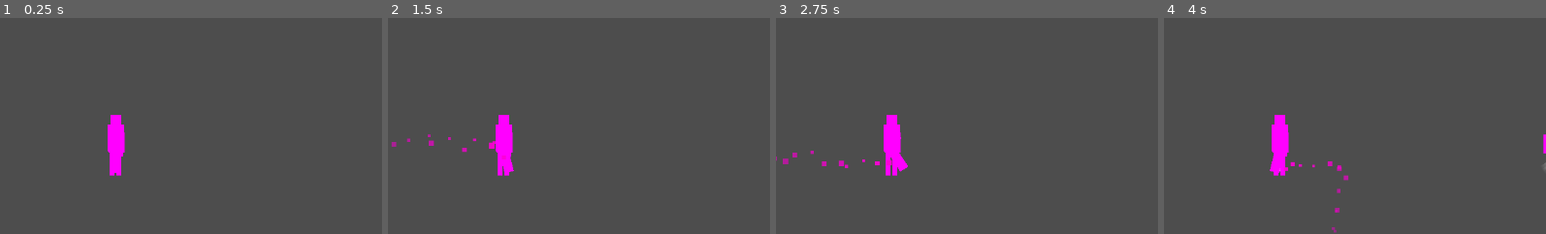
Above: before the commit, frames 1-4 (left to right).
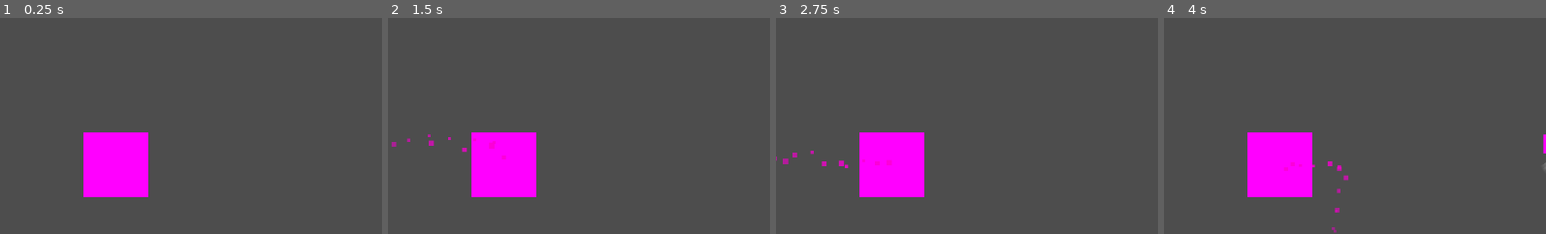
Above: after the commit, the same moments.

Repository: HunterDemonSlay/projet-JEU
Game: Godot game, scene res://scenes/world.tscn
The game is run twice, just before and just after one commit, with the same random seed, the same clock (stepped at 60 frames per second) and the same inputs.
Inputs:
- Up to frame 1 (0.25 s): no input
- Up to frame 2 (1.5 s): tap Enter at 0.5 s; hold D (move_right) 0.53-1.28 s; hold S (move_down) from 1.28 s (still down)
- Up to frame 3 (2.75 s): release S (move_down) at 2.03 s; hold D (move_right) from 2.03 s (still down)
- Up to frame 4 (4 s): release D (move_right) at 2.78 s; hold W (move_up) 2.78-3.53 s; hold A (move_left) from 3.53 s (still down)
The pictures show only the part of the screen within x 34-84%, y 16-66%; the shares and areas given below are measured in that part.

The runs differ from the first frame. In frame 1, 4.7% of the frame differs, in the area x 21-39%, y 44-83%; in frame 2, 4.6%; in frame 3, 4.6%; in frame 4, 4.6%.

Commit message:
Basculer sur l'illustration HD unique et decoupler le combat du rig magenta
Verifie en headless avec Godot 4.7 (import propre + 15s de jeu reel sans erreur, ni message 'Animation not found').

- Structure assets/player/ et assets/vfx/ creee (avec .gitkeep, Git ne suit pas les dossiers vides).
- player.tscn : nouveau Sprite2D 'PlayerSprite' (texture placeholder en attendant l'illustration reelle), avec 'SwordTip' (Marker2D) en enfant. CharacterRig (rig cut-out magenta) reste dans la scene mais passe en visible=false plutot que d'etre supprime, pour rester reversible.
- SwordTrail (Line2D) deplacee de character_rig.tscn vers Player, repointee sur le nouveau SwordTip au lieu de l'ancienne hierarchie du rig. Evite aussi une ambiguite de groupe 'sword_trail' (deux instances auraient existe sinon, get_first_node_in_group() devenant imprevisible).
- player.gd : @export var sword_tip_offset (defaut Vector2(100, -50)), applique au Marker2D dans _ready() (le setter seul ne suffit pas : il s'execute aussi a la construction, avant que les @onready ne soient resolus). Chargement securise de res://assets/player/player_sprite.jpg via ResourceLoader.exists() (jamais preload(), pour ne pas bloquer le projet si le fichier est absent).
- player_animator.gd : nouveau @export var enable_body_animations = false, qui court-circuite tout _process()/play() lie aux animations Idle/Run/QiStrike_Cast (plus de squelette a piloter avec une illustration unique). La logique de declenchement de SwordTrail reste active independamment, puisqu'elle ne depend d'aucun clip d'AnimationPlayer.
- Pietales de prunier non affectees : deja directement enfant de Player, independantes du rig.

Diff:
--- a/scenes/player/character_rig.tscn
+++ b/scenes/player/character_rig.tscn
@@ -1,7 +1,6 @@
-[gd_scene load_steps=16 format=3]
+[gd_scene load_steps=15 format=3]
 
 [ext_resource type="Script" path="res://scripts/player/resonant_fabric.gd" id="1"]
-[ext_resource type="Script" path="res://scripts/player/sword_trail.gd" id="2"]
 
 [sub_resource type="PlaceholderTexture2D" id="Tex_torso"]
 size = Vector2(24, 40)
@@ -99,14 +98,6 @@
 texture = SubResource("Tex_sword")
 offset = Vector2(0, -15)
 
-[node name="SwordTip" type="Marker2D" parent="Torso/ArmUpperFront/ArmLowerFront/Hand/Sword"]
-position = Vector2(0, -30)
-
-[node name="SwordTrail" type="Line2D" parent="Torso/ArmUpperFront/ArmLowerFront/Hand/Sword"]
-width = 10.0
-tip_marker = NodePath("../SwordTip")
-script = ExtResource("2")
-
 [node name="LegUpperBack" type="Node2D" parent="Torso"]
 position = Vector2(-5, 0)
 
--- a/scenes/player/player.tscn
+++ b/scenes/player/player.tscn
@@ -1,16 +1,20 @@
-[gd_scene load_steps=12 format=3]
+[gd_scene load_steps=14 format=3]
 
 [ext_resource type="Script" path="res://scripts/player/player.gd" id="1"]
 [ext_resource type="Script" path="res://scripts/player/player_animator.gd" id="4"]
 [ext_resource type="Script" path="res://scripts/weapons/qi_strike_weapon.gd" id="2"]
 [ext_resource type="PackedScene" path="res://scenes/projectiles/qi_strike_projectile.tscn" id="3"]
 [ext_resource type="PackedScene" path="res://scenes/player/character_rig.tscn" id="5"]
+[ext_resource type="Script" path="res://scripts/player/sword_trail.gd" id="6"]
 
 [sub_resource type="CircleShape2D" id="CircleShape2D_body"]
 radius = 16.0
 
 [sub_resource type="CircleShape2D" id="CircleShape2D_pickup"]
 radius = 48.0
+
+[sub_resource type="PlaceholderTexture2D" id="PlaceholderTexture2D_player_sprite"]
+size = Vector2(96, 96)
 
 [sub_resource type="PlaceholderTexture2D" id="PlaceholderTexture2D_petal"]
 size = Vector2(6, 6)
@@ -39,7 +43,19 @@
 [node name="Player" type="CharacterBody2D"]
 script = ExtResource("1")
 
+[node name="PlayerSprite" type="Sprite2D" parent="."]
+texture = SubResource("PlaceholderTexture2D_player_sprite")
+
+[node name="SwordTip" type="Marker2D" parent="PlayerSprite"]
+position = Vector2(100, -50)
+
 [node name="CharacterRig" parent="." instance=ExtResource("5")]
+visible = false
+
+[node name="SwordTrail" type="Line2D" parent="."]
+width = 10.0
+tip_marker = NodePath("../PlayerSprite/SwordTip")
+script = ExtResource("6")
 
 [node name="CollisionShape2D" type="CollisionShape2D" parent="."]
 shape = SubResource("CircleShape2D_body")
--- a/scripts/player/player.gd
+++ b/scripts/player/player.gd
@@ -31,6 +31,20 @@
 ## Statistiques du joueur (Qi, vie, vitesse, attraction). Voir CultivationStats.
 @export var stats: CultivationStats = CultivationStats.new()
 
+@export_group("Habillage")
+## Position du Marker2D SwordTip (pointe d'épée pour la traînée de combat),
+## relative à PlayerSprite. Ajustable au pixel près depuis l'inspecteur sans
+## toucher au code, tant qu'on n'édite pas la scène dans l'éditeur visuel.
+@export var sword_tip_offset: Vector2 = Vector2(100, -50):
+	set(value):
+		sword_tip_offset = value
+		if sword_tip != null:
+			sword_tip.position = value
+
+## Chemin de l'illustration HD unique. Chargée automatiquement si présente ;
+## sinon le PlaceholderTexture2D de la scène reste affiché (aucune erreur).
+const PLAYER_SPRITE_PATH := "res://assets/player/player_sprite.jpg"
+
 ## Référence à la zone de ramassage, dont le rayon suit `stats.pickup_radius`.
 @onready var pickup_area: Area2D = $PickupArea
 @onready var pickup_shape: CollisionShape2D = $PickupArea/CollisionShape2D
@@ -38,6 +52,10 @@
 ## Pétales de fleurs de prunier qui se détachent du personnage en mouvement
 ## (esthétique manhwa). Purement visuel : aucune incidence sur le gameplay.
 @onready var plum_blossom_particles: GPUParticles2D = $PlumBlossomParticles
+## Illustration HD unique qui remplace le rig cut-out (CharacterRig, masqué).
+@onready var player_sprite: Sprite2D = $PlayerSprite
+## Pointe de l'épée, suivie par SwordTrail pour dessiner la traînée de combat.
+@onready var sword_tip: Marker2D = $PlayerSprite/SwordTip
 
 ## Vitesse minimale (px/s) à partir de laquelle les pétales se détachent.
 const PETAL_EMIT_SPEED_THRESHOLD := 10.0
@@ -59,6 +77,14 @@
 	hurtbox.add_to_group("player_hurtbox")
 	_update_pickup_radius()
 	pickup_area.area_entered.connect(_on_pickup_area_entered)
+
+	# Réapplique l'offset maintenant que sword_tip (@onready) est résolu : le
+	# setter de sword_tip_offset s'exécute aussi avant _ready() (à la
+	# construction, avec sa valeur par défaut), trop tôt pour toucher au nœud.
+	sword_tip.position = sword_tip_offset
+
+	if ResourceLoader.exists(PLAYER_SPRITE_PATH):
+		player_sprite.texture = load(PLAYER_SPRITE_PATH)
 
 
 func _process(delta: float) -> void:
--- a/scripts/player/player_animator.gd
+++ b/scripts/player/player_animator.gd
@@ -2,11 +2,16 @@
 ## Pilote les transitions entre les états d'animation du joueur : Idle, Run
 ## (cheveux/robe qui volent), et QiStrike_Cast (attaque, non interruptible).
 ##
-## Les clips n'existent pas encore (le personnage n'a qu'un sprite
-## placeholder) : chaque appel à play() est protégé par has_animation(), donc
-## ce script ne provoque aucune erreur tant que l'art définitif n'est pas
-## prêt, et fonctionnera tel quel dès que les animations "Idle"/"Run"/
-## "QiStrike_Cast" seront ajoutées à l'AnimationPlayer.
+## Le personnage utilise désormais une illustration HD unique (PlayerSprite)
+## à la place du rig articulé (CharacterRig, masqué) : il n'y a plus de
+## squelette/spritesheet à piloter par images-clés. enable_body_animations
+## court-circuite donc tout _process()/play() lié au corps, indépendamment de
+## has_animation() (qui reste en place comme garde-fou en profondeur). Le
+## déclenchement de la traînée d'épée (SwordTrail), lui, continue de
+## fonctionner : il ne dépend d'aucun clip d'AnimationPlayer.
+## Repassez ce flag à true le jour où vous remplacez l'illustration unique
+## par un spritesheet animé et créez les clips Idle/Run/QiStrike_Cast.
+@export var enable_body_animations: bool = false
 
 const ANIM_IDLE := "Idle"
 const ANIM_RUN := "Run"
@@ -38,7 +43,7 @@
 
 
 func _process(_delta: float) -> void:
-	if _is_casting:
+	if not enable_body_animations or _is_casting:
 		return
 
 	var target_animation := ANIM_RUN if _player.velocity.length() > RUN_SPEED_THRESHOLD else ANIM_IDLE
@@ -47,7 +52,7 @@
 
 
 func _on_attack_performed() -> void:
-	if not has_animation(ANIM_ATTACK):
+	if not enable_body_animations or not has_animation(ANIM_ATTACK):
 		return
 	_is_casting = true
 	play(ANIM_ATTACK)
Not shown, added: assets/player/.gitkeep
Not shown, added: assets/vfx/.gitkeep
